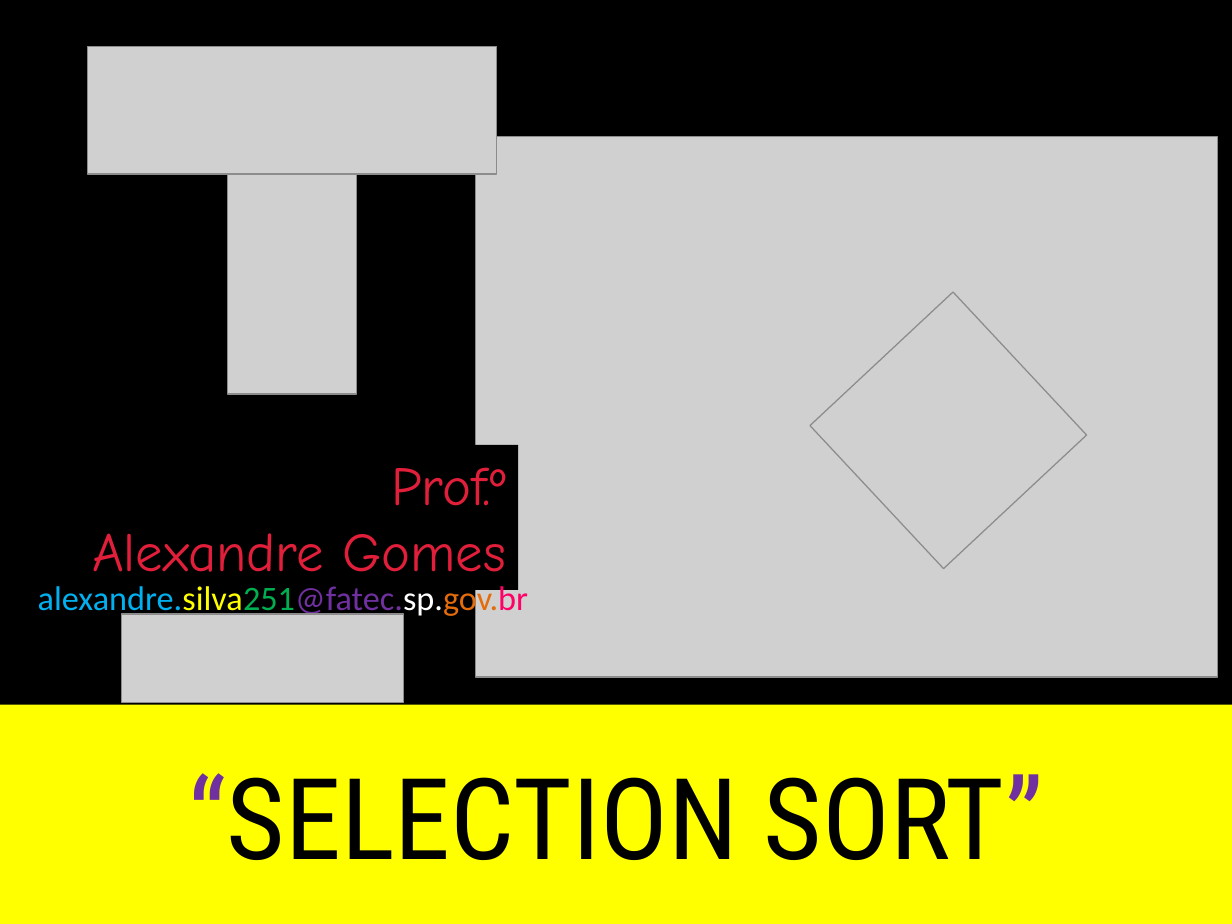
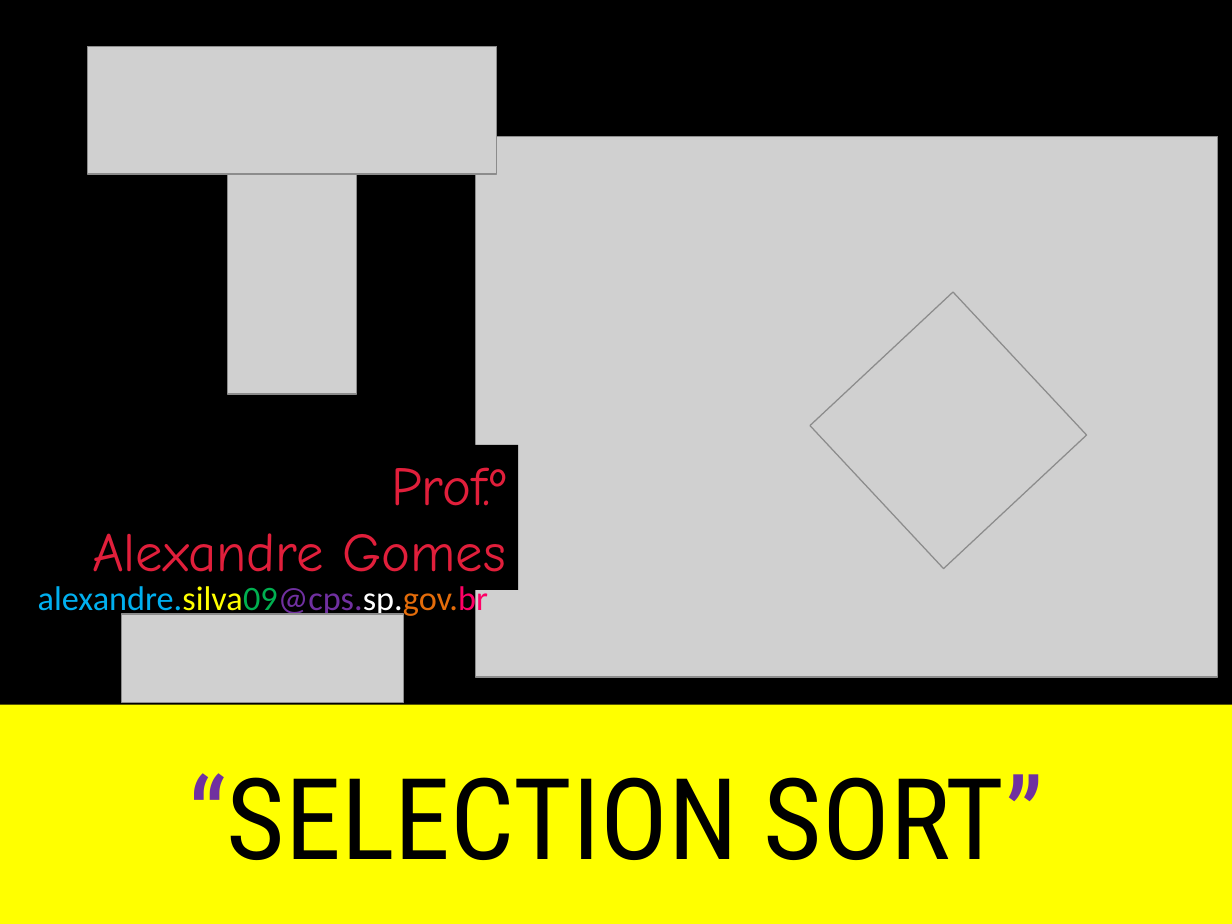
Before and after one commit to XandyGomes/3ADS_EstruturaDados-2026-2, a slide deck: slide 1 of Slides/04-Selection-Sort.pptx. Drawn at 1232x924 pixels with LibreOffice and Linux fonts; fonts in the diff are those of the drawing; grey boxes stand for pictures. Boxes give left, top, right and bottom in pixels: in the first picture for what was removed or moved away, otherwise in the second. Text is boxed around its words. In the diff, an @@ line names an element or a change of style, - is before the commit and + after.

Commit message:
Add Fatorial and SelectionSort classes with iterative and recursive factorial methods, and selection sort implementation

```diff
--- a/Slides/04-Selection-Sort.pptx
+++ b/Slides/04-Selection-Sort.pptx
@@ text at <box>38,586,488,619</box>: text changed @@
-alexandre.silva251@fatec.sp.gov.br
+alexandre.silva09@cps.sp.gov.br
```
Also in this commit, not shown: 5 other files.
